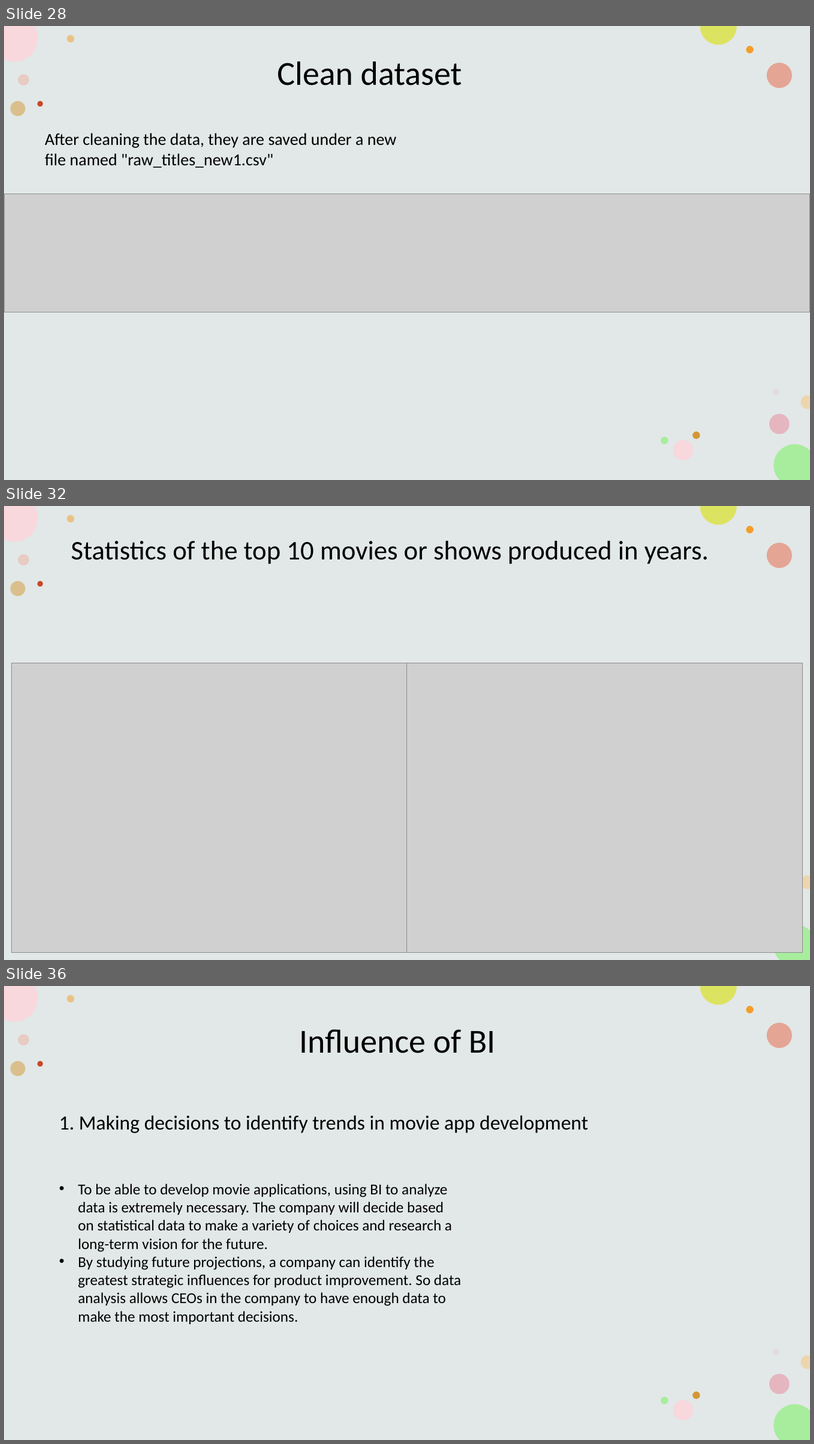
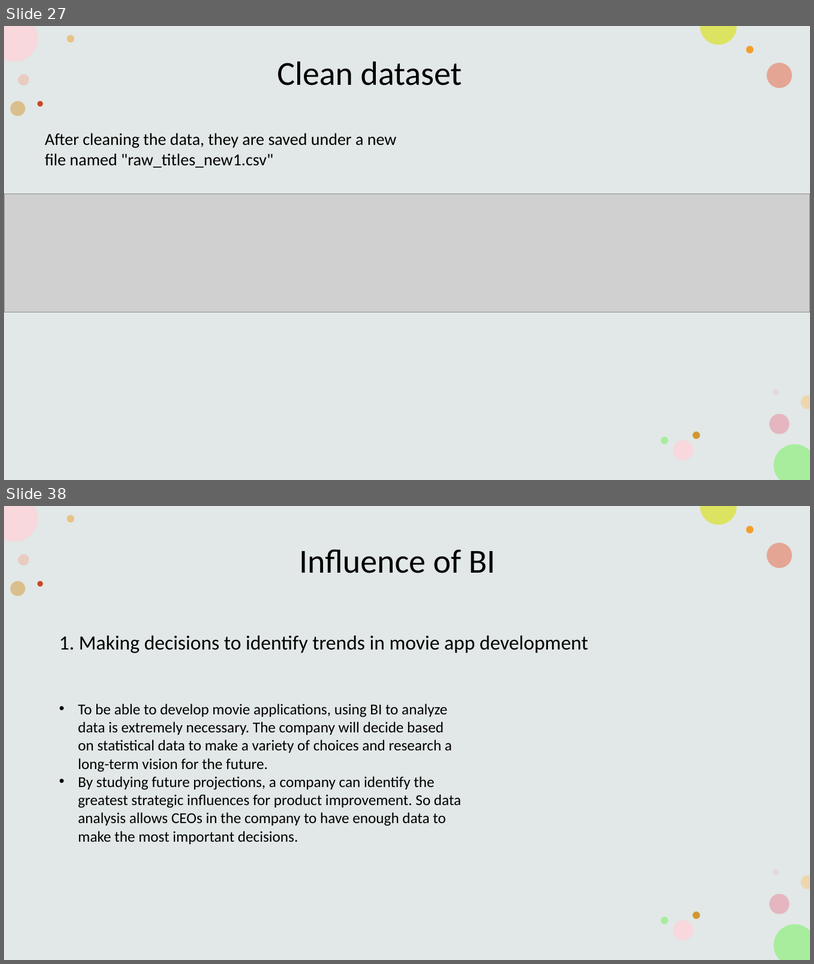
Before and after one commit to HarryyHung/Business-Inteligence, a slide deck: Powerpoint asm2.pptx. Shown one above the other, each under a label of ours: slides 28, 32 and 36 before the commit, slides 27 and 38 after it; the slides between them are not shown. The pictures are 814x1444 and 814x964 pixels, drawn with LibreOffice and Linux fonts; fonts in the diff are those of the drawing; grey boxes stand for pictures. Boxes give left, top, right and bottom in pixels: in the first picture for what was removed or moved away, otherwise in the second. Text is boxed around its words. In the diff, an @@ line names an element or a change of style, - is before the commit and + after.

```diff
--- a/Powerpoint asm2.pptx
+++ b/Powerpoint asm2.pptx
@@ slide 32 removed at (4, 506, 810, 960), background #FFFFFF; not listed: 11 template elements that a slide beside it also shows @@
@@ text removed at (71, 541, 709, 564) @@
-Statistics of the top 10 movies or shows produced in years.
@@ picture removed at (11, 663, 408, 952) @@
@@ picture removed at (408, 663, 804, 952) @@
@@ what was slide 28 is now slide 27 @@
@@ what was slide 36 is now slide 38 @@
```
Also in this commit, not shown: 5 slides changed, 5 slides added, 2 other slides removed, 3 other files.
